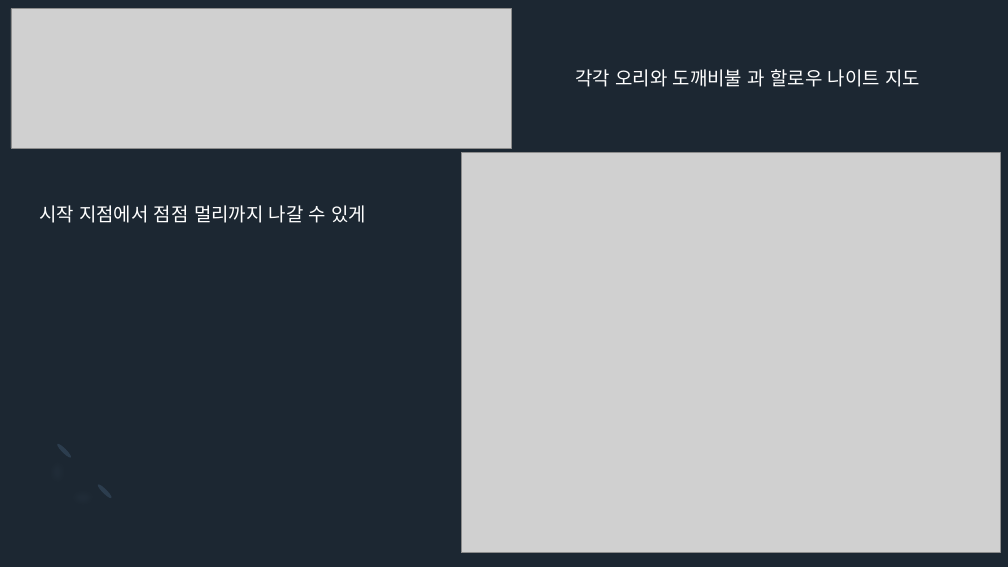
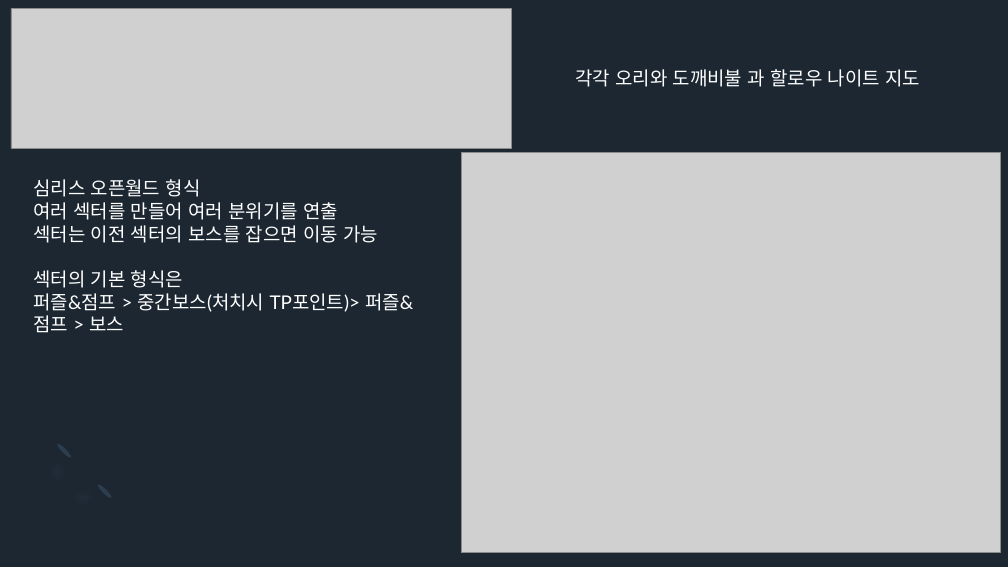
Before and after one commit to Icloy/2D_Roguelike, a slide deck: slide 12 of 기획서.pptx (slide 11 before the commit). Drawn at 1008x567 pixels with LibreOffice and Linux fonts; fonts in the diff are those of the drawing; grey boxes stand for pictures. Boxes give left, top, right and bottom in pixels: in the first picture for what was removed or moved away, otherwise in the second. Text is boxed around its words. In the diff, an @@ line names an element or a change of style, - is before the commit and + after.

```diff
--- a/기획서.pptx
+++ b/기획서.pptx
@@ text at (33, 179, 413, 333): text changed @@
-시작 지점에서 점점 멀리까지 나갈 수 있게
+심리스 오픈월드 형식
+여러 섹터를 만들어 여러 분위기를 연출
+섹터는 이전 섹터의 보스를 잡으면 이동 가능
+섹터의 기본 형식은
+퍼즐&점프 > 중간보스(처치시 TP포인트)> 퍼즐&점프 > 보스
```
Also in this commit, not shown: 14 other slides changed, 5 slides added, 1 slide removed.
